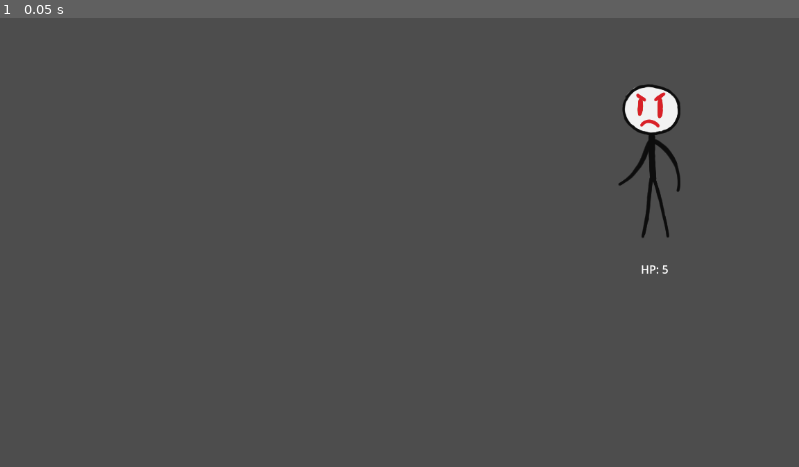
Above: before the commit, frame 1.
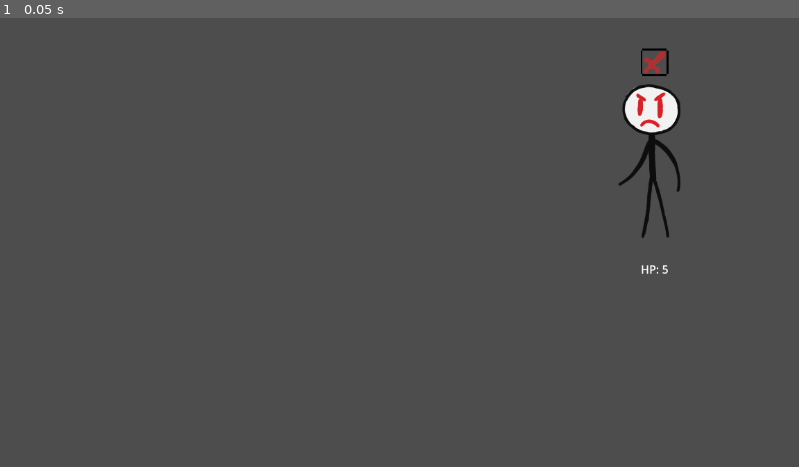
Above: after the commit, the same moment.

Repository: byKrem/WizardClip
Game: Godot game, scene res://Resources/Events/Enemies/battle_1_dude.tscn
Same seed, same stepped clock (60 frames per second), same inputs: the game is played once before the commit and once after it. This scene is started directly instead of the project's main scene.
Inputs:
- Up to frame 1 (0.05 s): no input

The runs differ from the first frame. In frame 1, 0.1% of the frame differs, in the area x 80-84%, y 6-13%.

Commit message:
Added enemy intention UI

Diff:
--- a/Resources/Statuses/Status.gd
+++ b/Resources/Statuses/Status.gd
@@ -23,5 +23,4 @@
 	status_changed.emit(self)
 
 func apply_status(_target: Node) -> void:
-	pass
-	# _target.heath_compent.damage_taken_multiplier = 1.5
+	pass # override this for every status effect
--- a/Scenes/Components/enemy_ability_picker.gd
+++ b/Scenes/Components/enemy_ability_picker.gd
@@ -1,5 +1,7 @@
 class_name EnemyAbilityPicker
 extends Node
+
+var enemy : Enemy
 
 var total_weight : int = 0
 
@@ -30,8 +32,9 @@
 func pick_conditional() -> EnemyAbility:
 	for ability : EnemyAbility in get_children():
 		if ability != null and ability.type == EnemyAbility.Type.CONDITIONAL:
+			ability.target = get_tree().get_nodes_in_group("player").pop_back()
+			ability.enemy = enemy
 			if ability.is_applicapable():
-				ability.target = get_tree().get_nodes_in_group("player").pop_back()
 				return ability
 
 	return null
@@ -41,8 +44,9 @@
 
 	for ability : EnemyAbility in get_children():
 		if ability != null and ability.type == EnemyAbility.Type.CHANCEBASED:
+			ability.target = get_tree().get_nodes_in_group("player").pop_back()
+			ability.enemy = enemy
 			if roll <= ability.accumulated_weight:
-				ability.target = get_tree().get_nodes_in_group("player").pop_back()
 				return ability
 
 	return null
--- a/Scenes/Entities/enemy.tscn
+++ b/Scenes/Entities/enemy.tscn
@@ -6,6 +6,7 @@
 [ext_resource type="PackedScene" uid="uid://d1c647ei54b7c" path="res://Scenes/Components/defence_component.tscn" id="3_4ar56"]
 [ext_resource type="PackedScene" uid="uid://k0160xghyww" path="res://Scenes/Components/selection_area_2d.tscn" id="4_hroqg"]
 [ext_resource type="PackedScene" uid="uid://ba2vox1ft5jjn" path="res://Scenes/Components/status_handler.tscn" id="6_4ar56"]
+[ext_resource type="PackedScene" uid="uid://cxl5cxc14n526" path="res://Scenes/UI/enemy_intention_ui.tscn" id="7_hroqg"]
 
 [sub_resource type="RectangleShape2D" id="RectangleShape2D_ny53q"]
 size = Vector2(123, 220)
@@ -40,3 +41,9 @@
 [node name="StatusHandler" parent="." instance=ExtResource("6_4ar56")]
 offset_top = 229.0
 offset_bottom = 233.0
+
+[node name="EnemyIntention" parent="." instance=ExtResource("7_hroqg")]
+offset_left = -18.0
+offset_top = -123.0
+offset_right = -18.0
+offset_bottom = -123.0
--- /dev/null
+++ b/Scenes/UI/enemy_intention_ui.gd
@@ -0,0 +1,14 @@
+class_name EnemyIntentionUI
+extends Control
+
+@onready var icon: TextureRect = $Icon
+@onready var damage_label: Label = $Icon/DamageLabel
+
+func set_intention(new_intention : EnemyAbility) -> void:
+	if new_intention.get("damage") != null:
+		damage_label.text = str(new_intention.damage)
+		damage_label.show()
+	else:
+		damage_label.hide()
+
+	icon.texture = new_intention.icon
--- /dev/null
+++ b/Scenes/UI/enemy_intention_ui.tscn
@@ -0,0 +1,39 @@
+[gd_scene load_steps=4 format=3 uid="uid://cxl5cxc14n526"]
+
+[ext_resource type="Script" uid="uid://citweupnlbieu" path="res://Scenes/UI/enemy_intention_ui.gd" id="1_ui1eo"]
+[ext_resource type="Texture2D" uid="uid://erk05egjq024" path="res://Assets/Images/BaseAbilitiesSprites.png" id="2_hxgk7"]
+
+[sub_resource type="AtlasTexture" id="AtlasTexture_toffw"]
+atlas = ExtResource("2_hxgk7")
+region = Rect2(0, 16, 16, 16)
+
+[node name="EnemyIntention" type="Control"]
+layout_mode = 3
+anchors_preset = 15
+anchor_right = 1.0
+anchor_bottom = 1.0
+grow_horizontal = 2
+grow_vertical = 2
+script = ExtResource("1_ui1eo")
+
+[node name="Icon" type="TextureRect" parent="."]
+layout_mode = 0
+offset_right = 40.0
+offset_bottom = 40.0
+texture = SubResource("AtlasTexture_toffw")
+
+[node name="DamageLabel" type="Label" parent="Icon"]
+visible = false
+layout_mode = 1
+anchors_preset = 3
+anchor_left = 1.0
+anchor_top = 1.0
+anchor_right = 1.0
+anchor_bottom = 1.0
+offset_left = -40.0
+offset_top = -23.0
+grow_horizontal = 0
+grow_vertical = 0
+text = "5"
+horizontal_alignment = 2
+vertical_alignment = 1
--- a/Scripts/Enemy.gd
+++ b/Scripts/Enemy.gd
@@ -7,8 +7,12 @@
 @onready var sprite_2d: Sprite2D = $Sprite2D
 @onready var collision_shape_2d: CollisionShape2D = $SelectionArea2D/CollisionShape2D
 @onready var status_handler: StatusHandler = $StatusHandler
+@onready var enemy_intention: EnemyIntentionUI = $EnemyIntention
 
 @export var stats : EnemyStats
+
+var out_flat_damage : Array[int]
+var out_percentage_damage : Array[float]
 
 var intended_ability: EnemyAbility
 var ability_picker: EnemyAbilityPicker
@@ -25,6 +29,7 @@
 		var picker = stats.enemy_ai.instantiate()
 		add_child(picker)
 		ability_picker = picker
+		ability_picker.enemy = self
 
 	health_component.health_run_out.connect(_on_health_run_out)
 	EventBus.turn_start.connect(_pick_ability)
@@ -37,10 +42,21 @@
 
 func _pick_ability() -> void:
 	intended_ability = ability_picker.pick_ability()
+	enemy_intention.set_intention(intended_ability)
 
 func _use_intended_ability() -> void:
 	intended_ability.apply()
 
+func affect_outcome_damage(damage : int) -> int:
+	for flat_mod in out_flat_damage:
+		damage += flat_mod
+
+	var total_percantage : float  = 0.0
+	for percantage_mod in out_percentage_damage:
+		total_percantage += percantage_mod
+
+	return damage * (1.0 + total_percantage)
+
 func _on_health_run_out() -> void:
 	EventBus.enemy_died.emit()
 	self.queue_free.call_deferred()
--- a/Scripts/EnemyAbilities/EnemyAbility.gd
+++ b/Scripts/EnemyAbilities/EnemyAbility.gd
@@ -2,6 +2,8 @@
 extends Node
 
 enum Type {CONDITIONAL, CHANCEBASED}
+
+@export var icon : Texture2D
 
 @export var type : Type
 @export_range(1,100,1) var weight : int
Not shown: 1 places in Scenes/Entities/enemy.tscn that only renumber resources
Not shown, added: Scenes/UI/enemy_intention_ui.gd.uid
